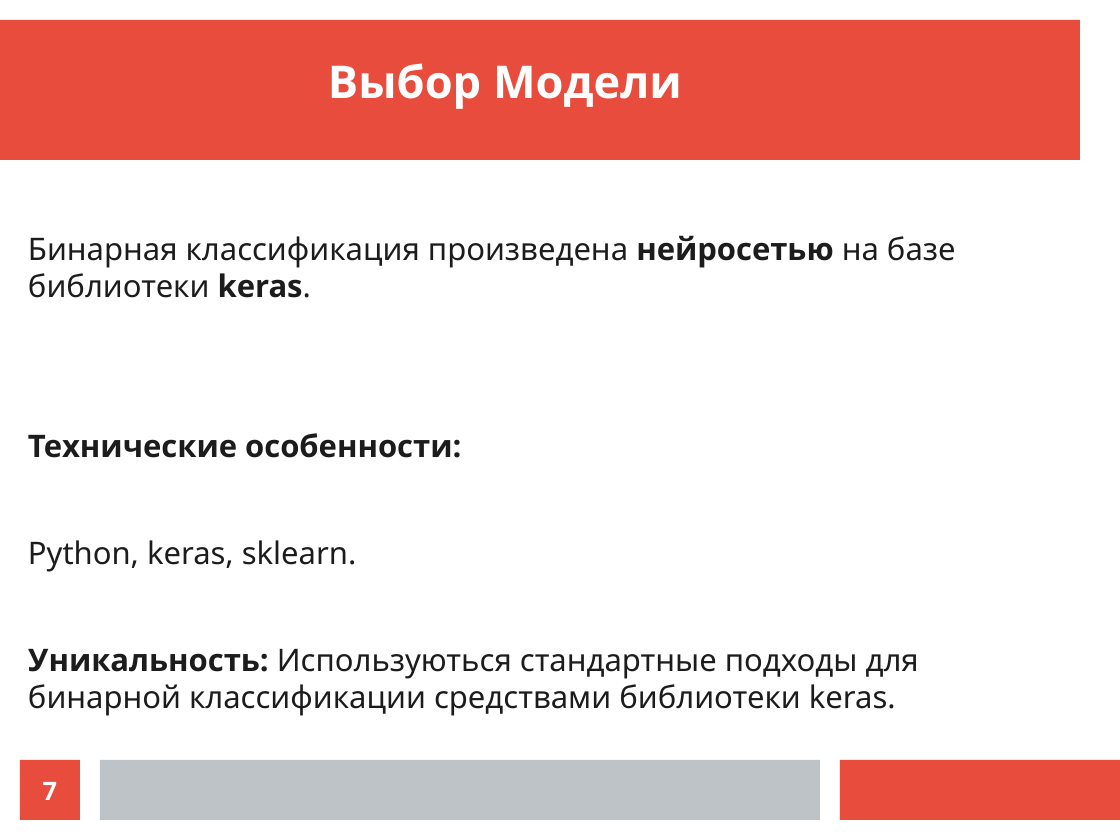
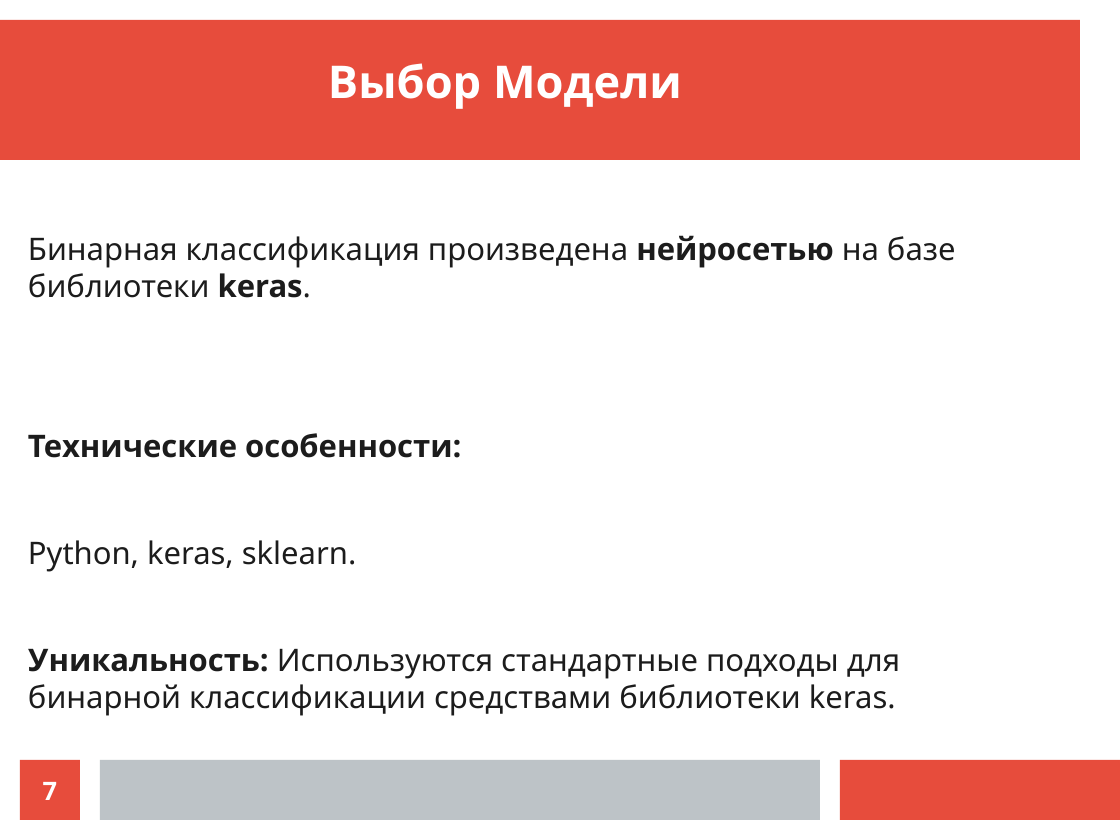
Before and after one commit to genalll/mlsport3, a slide deck: slide 7 of Преза.odp. Drawn at 1120x840 pixels with LibreOffice and Linux fonts; fonts in the diff are those of the drawing. Boxes give left, top, right and bottom in pixels: in the first picture for what was removed or moved away, otherwise in the second. Text is boxed around its words. In the diff, an @@ line names an element or a change of style, - is before the commit and + after.

```diff
--- a/Преза.odp
+++ b/Преза.odp
@@ text at [28,649,900,716]: text changed @@
-Уникальность: Используються стандартные подходы для бинарной классификации средствами библиотеки keras.
+Уникальность: Используются стандартные подходы для бинарной классификации средствами библиотеки keras.
```
Also in this commit, not shown: 4 other slides changed, 7 other files.
